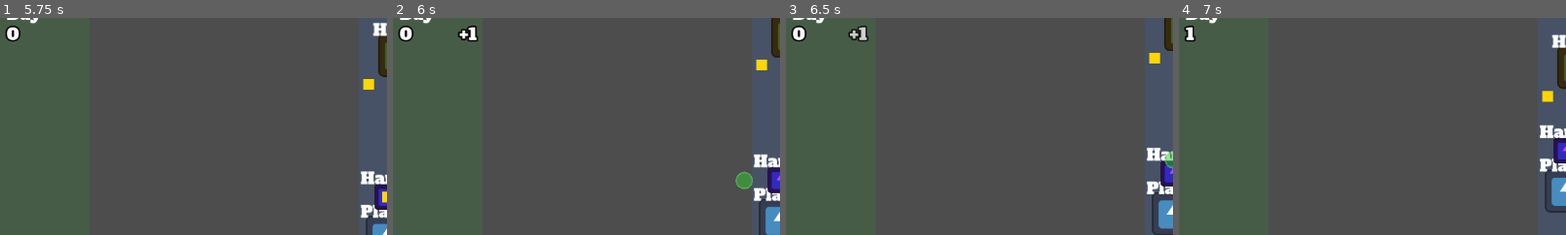
Above: before the commit, frames 1-4 (left to right).
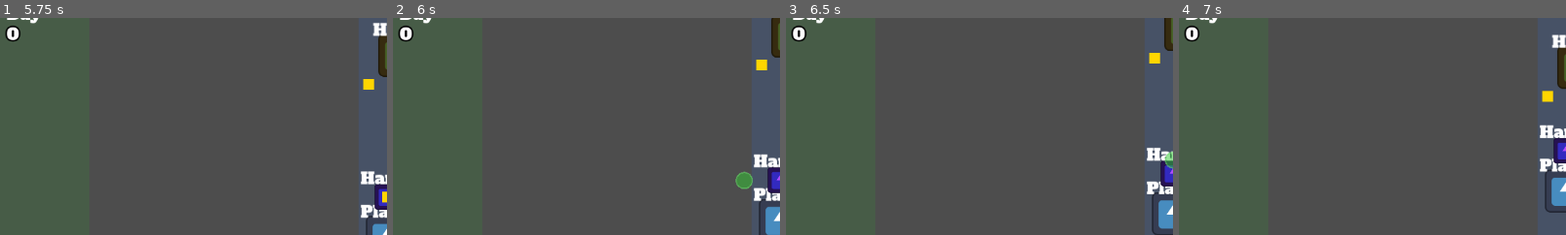
Above: after the commit, the same moments.

Repository: poga/dark-sea
Game: Godot game, scene res://scenes/game/main.tscn
The game is run twice, just before and just after one commit, with the same random seed, the same clock (stepped at 60 frames per second) and the same inputs. The project has no main scene, so this scene is started directly. The engine's default icon, where the game draws it, is replaced by a stand-in: a white triangle on a blue panel in a dark square.
Inputs (mouse positions are % of the whole screen's width and height, from its top left):
- Up to frame 1 (5.75 s): tap Enter at 0.5 s; move the mouse to (72, 45) at 0.52 s; press the mouse at (72, 45) at 0.53 s; hold D (move_right) 0.53-1.25 s; release the mouse at (72, 45) at 1.25 s; drag from (30, 55) to (6, 50) at 1.27 s; move the mouse to (60, 28) at 2.02 s; hold D (move_right) 2.03-2.75 s; tap Alt at 2.1, 5.1 s; drag from (45, 70) to (53, 50) at 2.77 s; move the mouse to (80, 65) at 3.52 s; press the mouse at (80, 65) at 3.53 s; hold A (move_left) 3.53-4.25 s; release the mouse at (80, 65) at 4.25 s; drag from (20, 35) to (60, 50) at 4.27 s; move the mouse to (55, 50) at 5.02 s; hold S (move_down) from 5.03 s (still down); click (55, 50) at 5.17 s
- Up to frame 2 (6 s): release S (move_down) at 5.75 s; drag from (35, 25) to (50, 47) at 5.77 s
- Up to frame 3 (6.5 s): no input
- Up to frame 4 (7 s): move the mouse to (72, 45) at 6.52 s; press the mouse at (72, 45) at 6.53 s; hold W (move_up) from 6.53 s (still down)
The pictures show only the part of the screen within x 0-50%, y 5-55%; the shares and areas given below are measured in that part.

Frame 1 is identical in both runs. In frame 2, 0.3% of the frame differs, in the area x 16-23%, y 3-11%; in frame 3, 0.3%; in frame 4, 0.2%.

Commit message:
refactor(gold-spawner): migrate to ResourcePickup scene
Co-Authored-By: Claude Opus 4.6 <noreply@anthropic.com>

Diff:
--- a/scenes/game/gold_spawner.gd
+++ b/scenes/game/gold_spawner.gd
@@ -8,7 +8,7 @@
 @export var gold_per_day: int = 5
 @export var tide_path: NodePath
 
-var _gold_scene: PackedScene = preload("res://scenes/gold/gold.tscn")
+var _gold_scene: PackedScene = preload("res://scenes/pickup/resource_pickup.tscn")
 var _spawn_area: Area2D
 var _sea_zone: Area2D
 var _tide: ColorRect
@@ -63,7 +63,7 @@
 	var zone_half_width: float = _sea_zone.zone_width / 2.0
 	var zone_left: float = zone_pos.x - zone_half_width
 	var zone_right: float = zone_pos.x + zone_half_width
-	for gold in get_tree().get_nodes_in_group("gold"):
+	for gold in get_tree().get_nodes_in_group("pickup"):
 		if is_instance_valid(gold) and gold.global_position.x >= zone_left and gold.global_position.x <= zone_right:
 			gold.queue_free()
 
